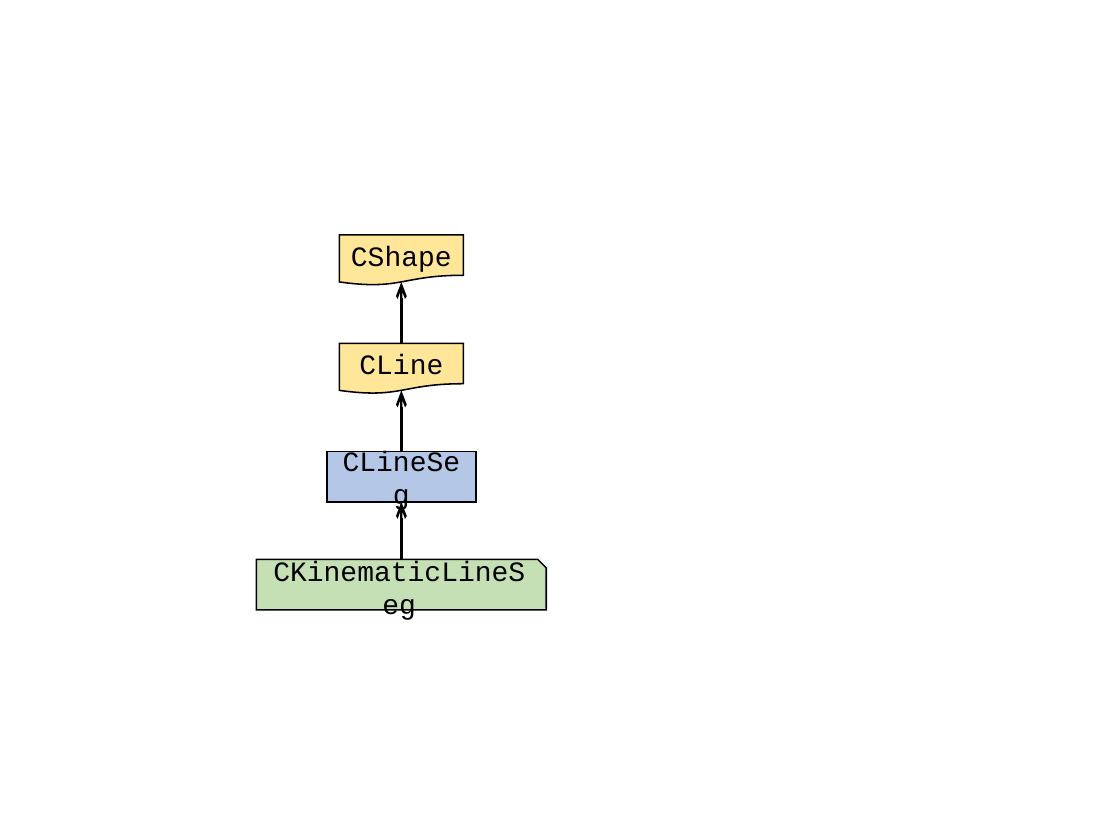
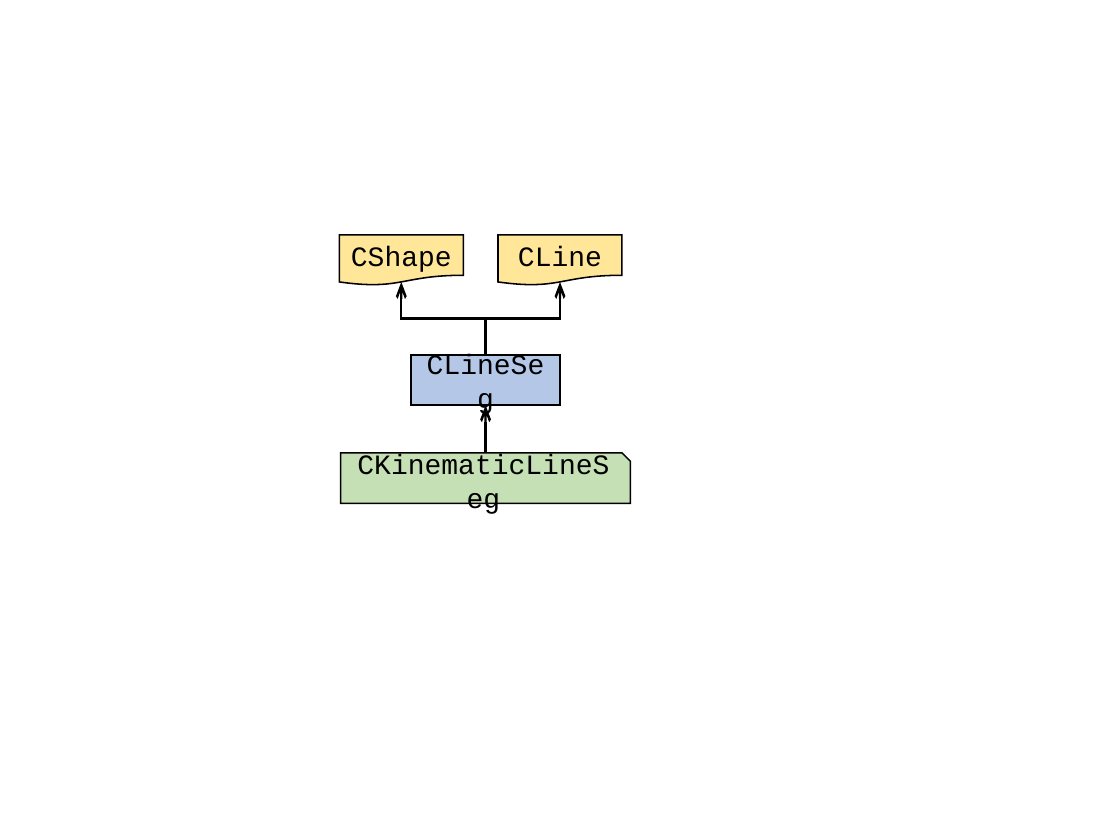
Before and after one commit to Ian-Parberry/sage-docs, a slide deck: slide 3 of Doxygen/physics/2. Shapes Library/figures.pptx. Drawn at 1120x840 pixels with LibreOffice and Linux fonts; fonts in the diff are those of the drawing. Boxes give left, top, right and bottom in pixels: in the first picture for what was removed or moved away, otherwise in the second. Text is boxed around its words. In the diff, an @@ line names an element or a change of style, - is before the commit and + after.

```diff
--- a/Doxygen/physics/2. Shapes Library/figures.pptx
+++ b/Doxygen/physics/2. Shapes Library/figures.pptx
@@ flow chart document "CLine": place and size @@
-flow chart document "CLine" at box(339, 344, 464, 394)
+flow chart document "CLine" at box(498, 235, 623, 286)
@@ arrow removed from (401, 344) to (401, 282) @@
@@ elbow arrow added from (486, 355) to (401, 282), #000000 1.5 pt @@
@@ elbow arrow added from (486, 355) to (560, 282), #000000 1.5 pt @@
@@ rectangle "CLineSeg": place and size @@
-rectangle "CLineSeg" at box(327, 451, 476, 502)
+rectangle "CLineSeg" at box(411, 355, 560, 405)
@@ arrow removed from (401, 451) to (401, 391) @@
@@ arrow moved from (401, 560) - (401, 502) to (486, 452) - (486, 405) @@
@@ snip rect "CKinematicLineSeg": place and size @@
-snip rect "CKinematicLineSeg" at box(256, 560, 547, 610)
+snip rect "CKinematicLineSeg" at box(340, 452, 631, 503)
```
Also in this commit, not shown: 31 other files.
